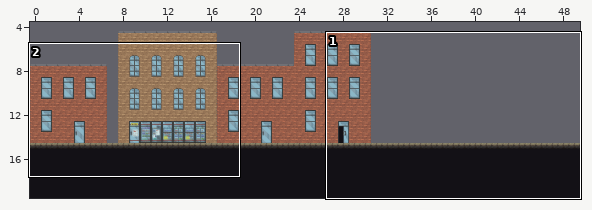
Two versions of a level (Tiled map, src/main/resources/tilemaps/testLevel.tmx). Above, an overview of the earlier version with the close-up marked.
Close-up. Before the edit:
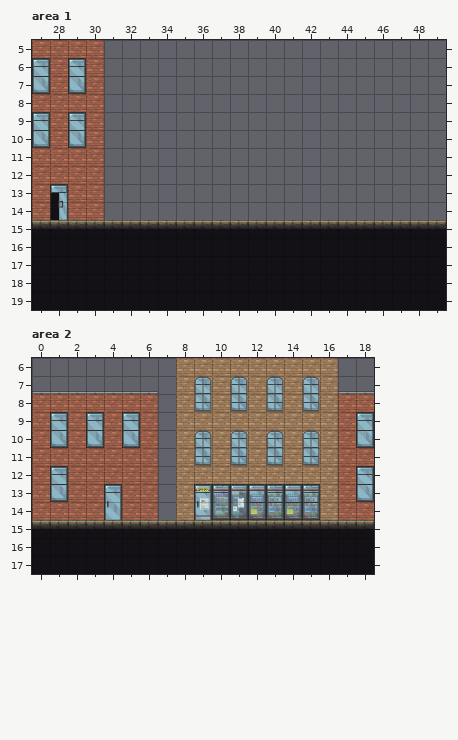
Cells are 32x32 px. Shown: area 1 x 27..49, y 5..19; area 2 x 0..18, y 6..17. The commit also changed other parts of the map, which this record leaves out.
New version:
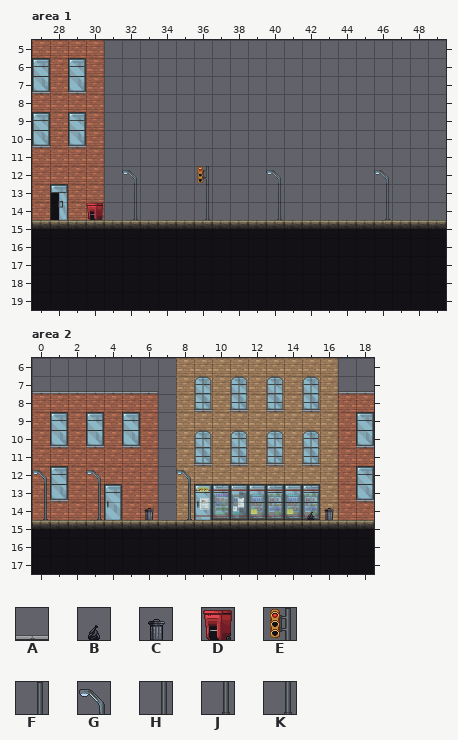
Key: from "BuildingTiles32x32": A 16; from "Decoration32x32": B 0, C 3, D 4, E 5, F 14, G 15, H 24, J 32, K 33.
_ is an empty cell.
Tiles of an added or newly shown layer are drawn over the layers below it.
The exact change:
Layer "Decoration" (added), area 1:
y 7: x 27 _ -> A; x 29 _ -> A
y 10: x 27 _ -> A; x 29 _ -> A
y 12: x 32 _ -> G; x 36 _ -> E; x 40 _ -> G; x 46 _ -> G
y 13: x 32 _ -> H; x 36 _ -> F; x 40 _ -> H; x 46 _ -> H
y 14: x 30 _ -> D; x 32 _ -> K; x 36 _ -> J; x 40 _ -> K; x 46 _ -> K
Layer "Decoration" (added), area 2:
y 8: x 9 _ -> A; x 11 _ -> A; x 13 _ -> A; x 15 _ -> A
y 10: x 1 _ -> A; x 3 _ -> A; x 5 _ -> A; x 18 _ -> A
y 11: x 9 _ -> A; x 11 _ -> A; x 13 _ -> A; x 15 _ -> A
y 12: x 0 _ -> G; x 3 _ -> G; x 8 _ -> G
y 13: x 0..1 __ -> HA; x 3 _ -> H; x 8 _ -> H; x 18 _ -> A
y 14: x 0 _ -> K; x 3 _ -> K; x 6 _ -> C; x 8 _ -> K; x 15..16 __ -> BC
